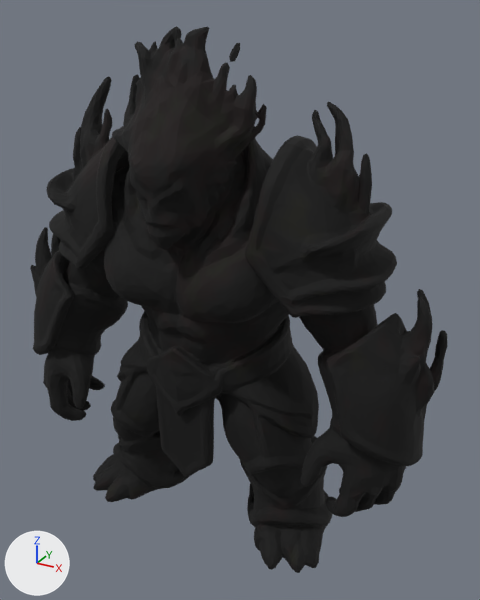
Renders of the glTF model scripts/hf3d/raw/fireGiant_textured.glb from each side of a commit.
Both versions are drawn from a camera (50 mm lens) standing at (1.22, -2.0, 1.01) and looking at (0.09, 0.06, -0.02). The lights are fixed; the arrows at lower left show +X, +Y and +Z. The older version comes first. Where no turn or scale is listed for an object, it has been applied to the vertices.

The older version as bpy lines, for what is in view:
```python
me_geometry_0 = bpy.data.meshes.new('geometry_0')
me_geometry_0.from_pydata(...)  # 13962 vertices, 27998 faces; spans x -0.91..0.87, y -0.33..0.32, z -1.0..0.96
me_geometry_0.materials.append(mat_hf_baked)
ob_geometry_0 = bpy.data.objects.new('geometry_0', me_geometry_0)
ob_geometry_0.location = (0.0, 0.0, 0.0)
```
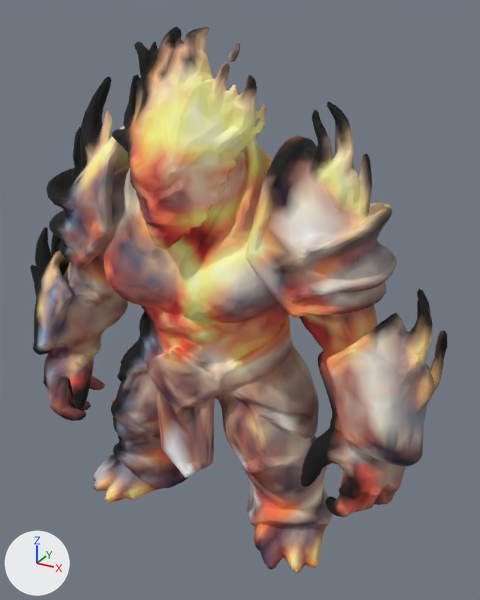
What the commit changed:
me_geometry_0 has 13962 vertices, 27998 faces and spans x -0.91..0.87, y -0.33..0.32, z -1.0..0.96.
me_geometry_0 is used by ob_geometry_0; location (0.0, 0.0, 0.0).
me_geometry_0 part 1: 7364 faces centred in x -0.9..0.87, y -0.3..0.28, z -1.0..0.96 are repainted in the vertex colours; the middle colour stays black #000000.
me_geometry_0 part 2: 20634 faces centred in x -0.77..0.87, y -0.32..0.32, z -1.0..0.95 are repainted in the vertex colours; the middle colour goes from black #000000 to brown #b17f6a.

Where the change shows, as pixel boxes [x1, y1, x2, y2] in the pictures (480 x 600 px):
part 1 of me_geometry_0, recoloured: [34, 28, 446, 570] in both
part 2 of me_geometry_0, recoloured (lighter): [36, 27, 444, 573] in both
